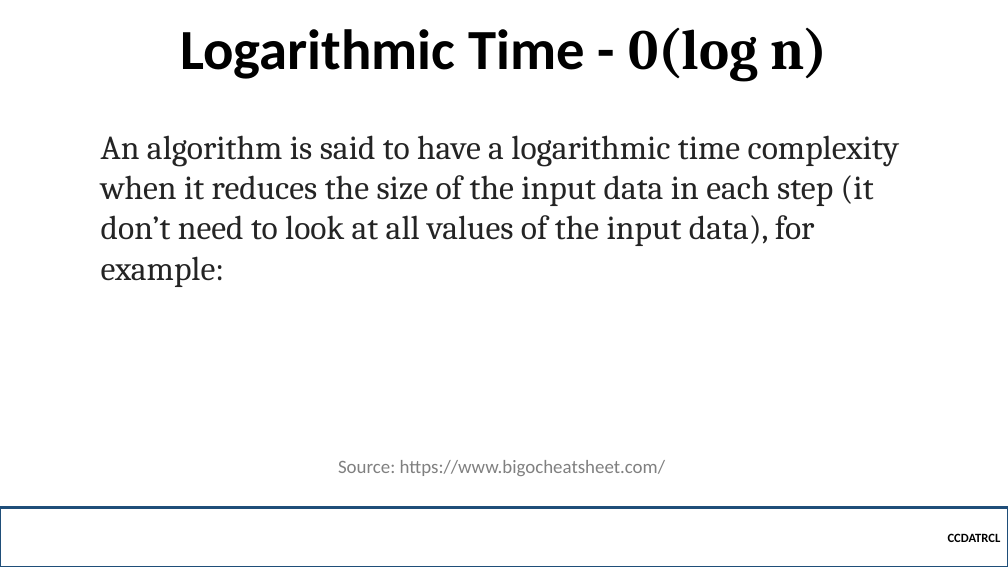
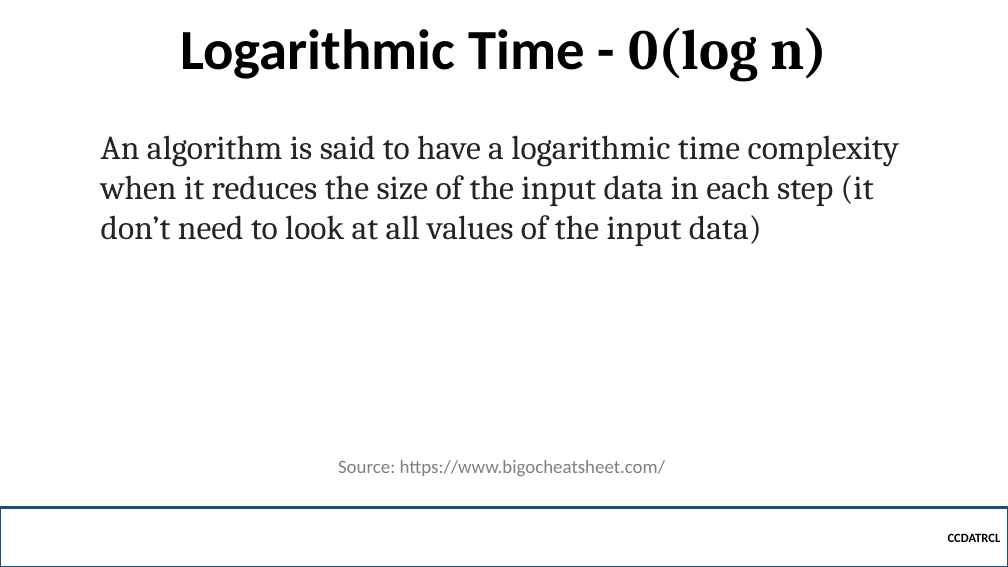
Before and after one commit to robitussin/CCDATRCL, a slide deck: slide 11 of 5 - Sorting Algorithms/Computational Complexity.pptx. Drawn at 1008x567 pixels with LibreOffice and Linux fonts; fonts in the diff are those of the drawing; background and template pictures are left out. Boxes give left, top, right and bottom in pixels: in the first picture for what was removed or moved away, otherwise in the second. Text is boxed around its words. In the diff, an @@ line names an element or a change of style, - is before the commit and + after.

```diff
--- a/5 - Sorting Algorithms/Computational Complexity.pptx
+++ b/5 - Sorting Algorithms/Computational Complexity.pptx
@@ text at [101,135,899,246]: text changed @@
-An algorithm is said to have a logarithmic time complexity when it reduces the size of the input data in each step (it don’t need to look at all values of the input data), for example:
+An algorithm is said to have a logarithmic time complexity when it reduces the size of the input data in each step (it don’t need to look at all values of the input data)
```
Also in this commit, not shown: 7 other slides changed, 4 other files.
